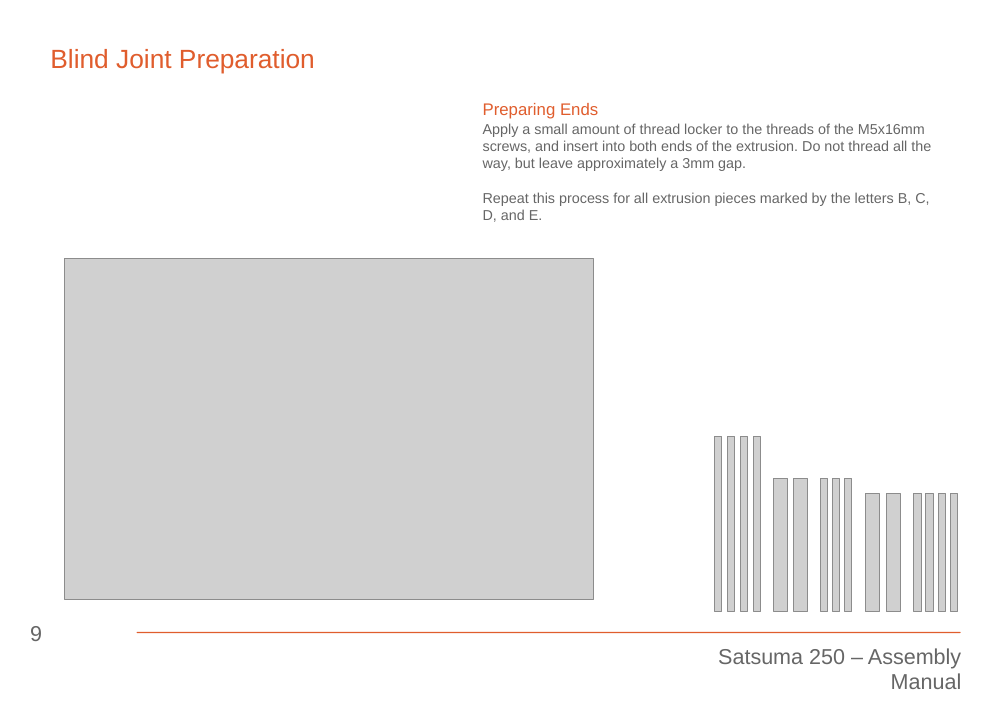
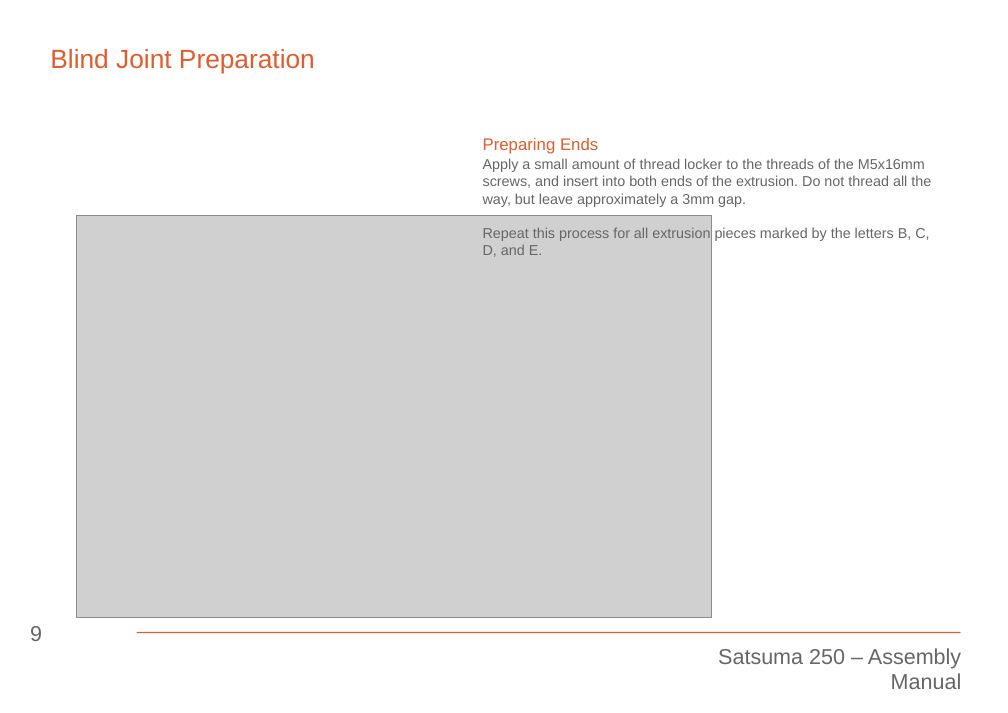
Before and after one commit to Satsuma3D/Satsuma-250, a slide deck: slide 9 of Manual/Assembly Manual.odp. Drawn at 1008x713 pixels with LibreOffice and Linux fonts; fonts in the diff are those of the drawing; grey boxes stand for pictures. Boxes give left, top, right and bottom in pixels: in the first picture for what was removed or moved away, otherwise in the second. Text is boxed around its words. In the diff, an @@ line names an element or a change of style, - is before the commit and + after.

Commit message:
First blind joint

```diff
--- a/Manual/Assembly Manual.odp
+++ b/Manual/Assembly Manual.odp
@@ text "Preparing Ends": place and size @@
-text "Preparing Ends" at (483,103,598,119)
+text "Preparing Ends" at (483,138,598,154)
@@ text "Apply a small amount of ...": place and size @@
-text "Apply a small amount of ..." at (483,123,931,222)
+text "Apply a small amount of ..." at (483,158,931,257)
@@ picture: place and size @@
-picture at (65,259,593,599)
+picture at (76,216,711,617)
@@ group removed at (715,436,957,612): 15 pictures @@
```
Also in this commit, not shown: 1 other slide changed, 1 slide added, 1 other file.
